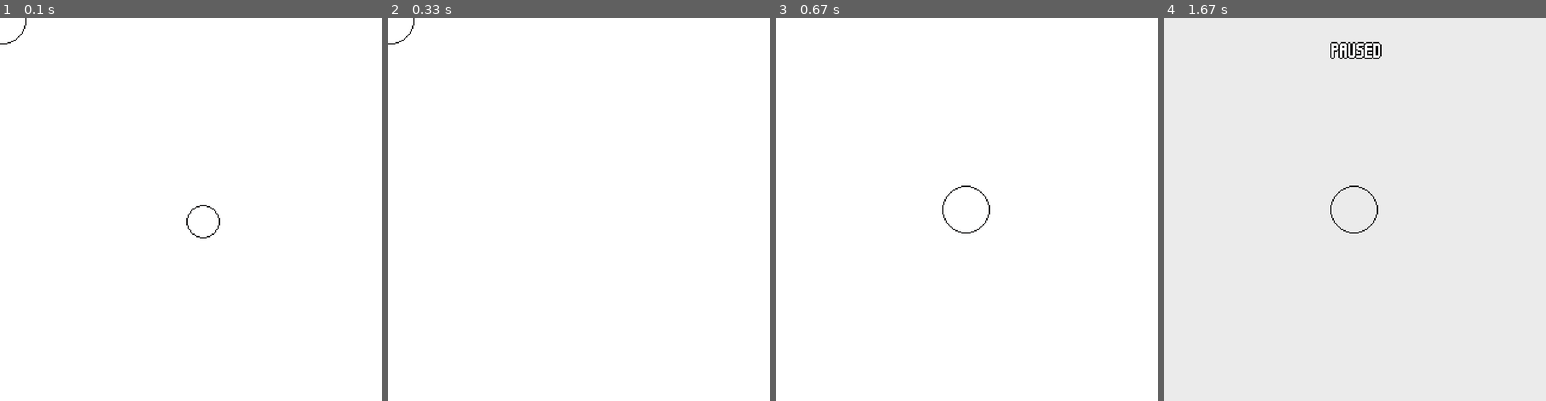
Above: before the commit, frames 1-4 (left to right).
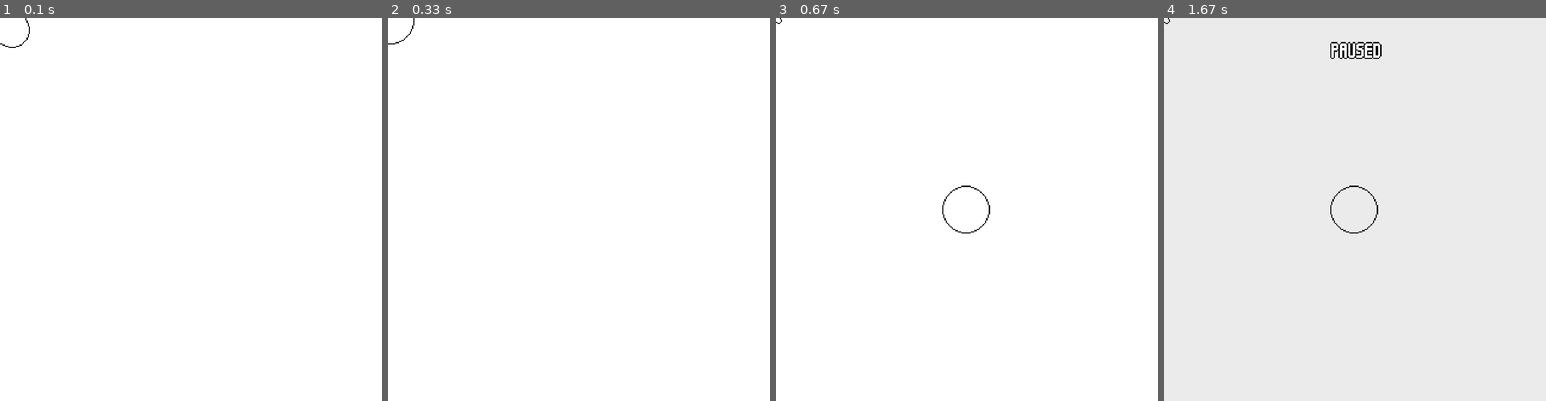
Above: after the commit, the same moments.

Repository: towella/effects-lab
Game: pygame game, started from code/main.py
Same seed, same stepped clock (60 frames per second), same inputs: the game is played once before the commit and once after it.
Inputs (mouse positions are in pixels of both pictures, inside the frame that each line leads up to):
- Up to frame 1 (0.1 s): no input
- Up to frame 2 (0.33 s): no input
- Up to frame 3 (0.67 s): click (967, 209) at 0.38 s
- Up to frame 4 (1.67 s): tap F at 0.67 s

The runs differ from the first frame. In frame 1, 0.1% of the frame differs, in the area x 0-58%, y 0-58%; in frame 2, nothing differs; in frame 3, less than 0.1%; in frame 4, less than 0.1%.

Commit message:
Clean up player tail circles when they are too small to render.

Diff:
--- a/code/level.py
+++ b/code/level.py
@@ -35,8 +35,7 @@
 
         dt = 1  # dt starts as 1 because on the first frame we can assume it is 60fps. dt = 1/60 * 60 = 1
 
-        player_spawn = (self.screen_width//2, self.screen_height//2)
-        self.player = Player(player_spawn, self.mask_surf, self.controllers)
+        self.player = Player((0, 0), self.mask_surf, self.controllers)
 
         # text setup
         self.small_font = Font(resource_path(fonts['small_font']), 'white')
--- a/code/player.py
+++ b/code/player.py
@@ -315,8 +315,13 @@
         self.rect.centerx = mouse_pos[0]//scaling_factor
         self.rect.centery = mouse_pos[1]//scaling_factor
 
+        r_circles = []
         for circle in range(len(self.circles)):
-            self.circles[circle][0] -= 1
+            self.circles[circle][0] -= 0.8
+            if self.circles[circle][0] < 3:
+                r_circles.append(circle)
+        for circle in r_circles:
+            self.circles.pop(circle)
         self.circles.append([self.start_radius, [self.rect.centerx, self.rect.centery]])
 
         # -- CHECKS/UPDATE --
